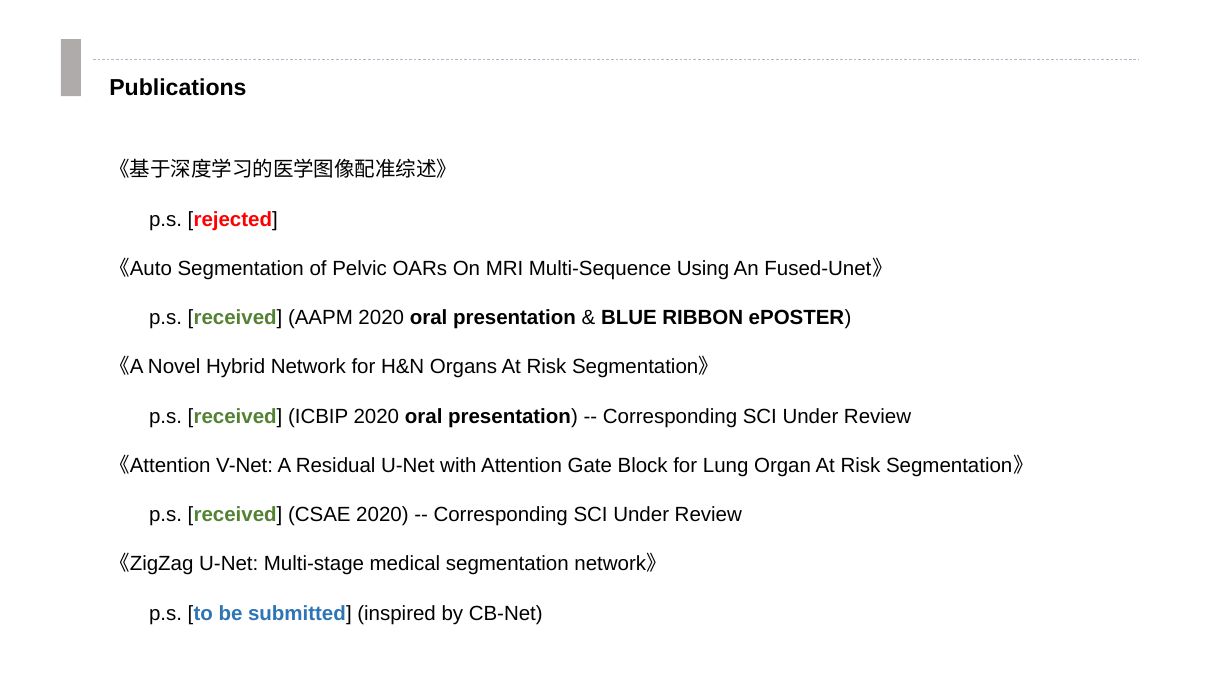
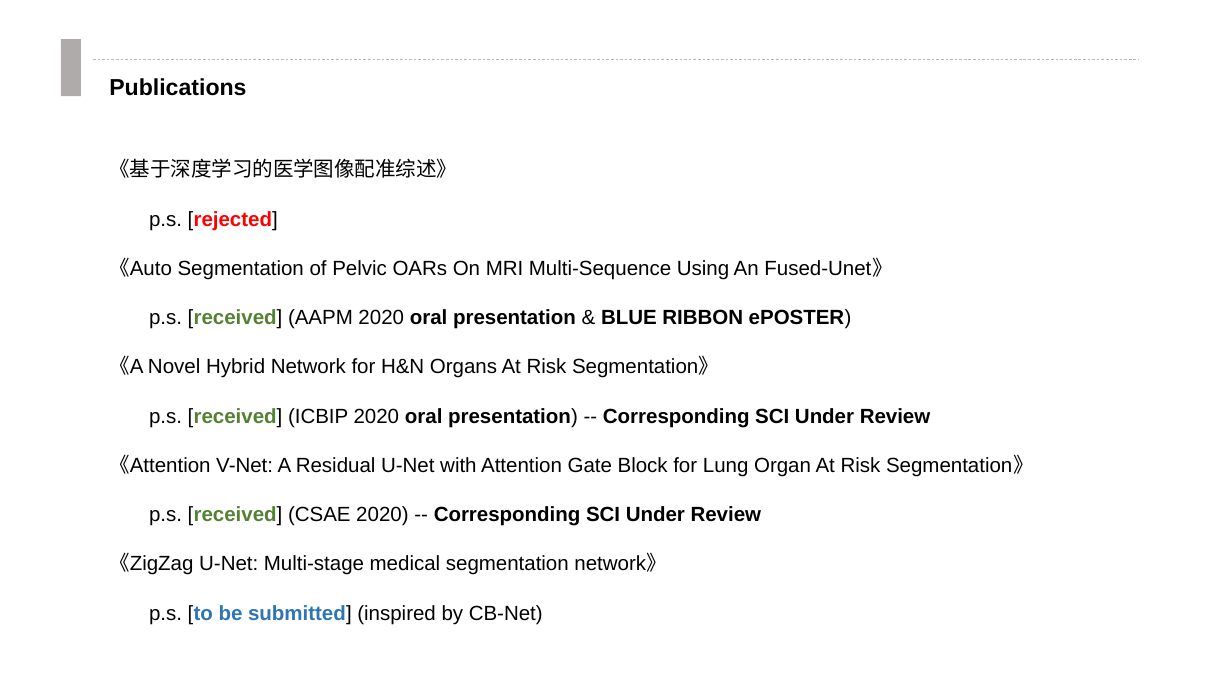
Before and after one commit to clownrat6/VectorNet, a slide deck: slide 4 of material/presentation.pptx. Drawn at 1232x693 pixels with LibreOffice and Linux fonts; fonts in the diff are those of the drawing. Boxes give left, top, right and bottom in pixels: in the first picture for what was removed or moved away, otherwise in the second. Text is boxed around its words. In the diff, an @@ line names an element or a change of style, - is before the commit and + after.

```diff
--- a/material/presentation.pptx
+++ b/material/presentation.pptx
@@ text at box(149, 408, 931, 526): bold on in "Corresponding SCI Under Review", "Corresponding SCI Under Review" @@
```
Also in this commit, not shown: 8 other slides changed, 1 other file.
